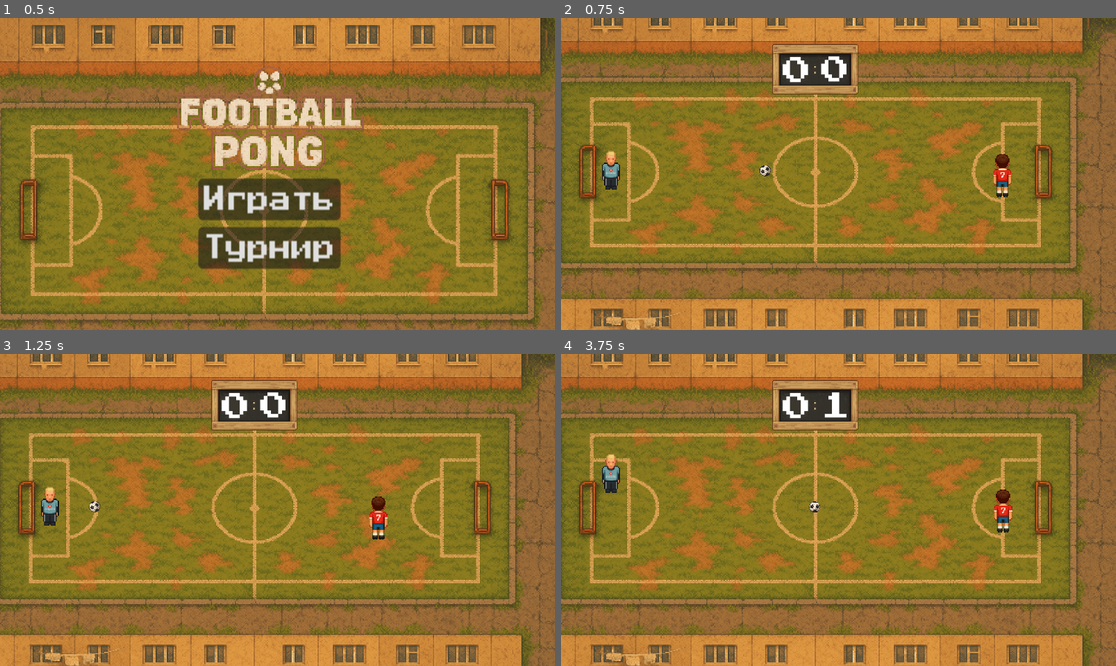
Above: before the commit, frames 1-4 (two rows, left to right).
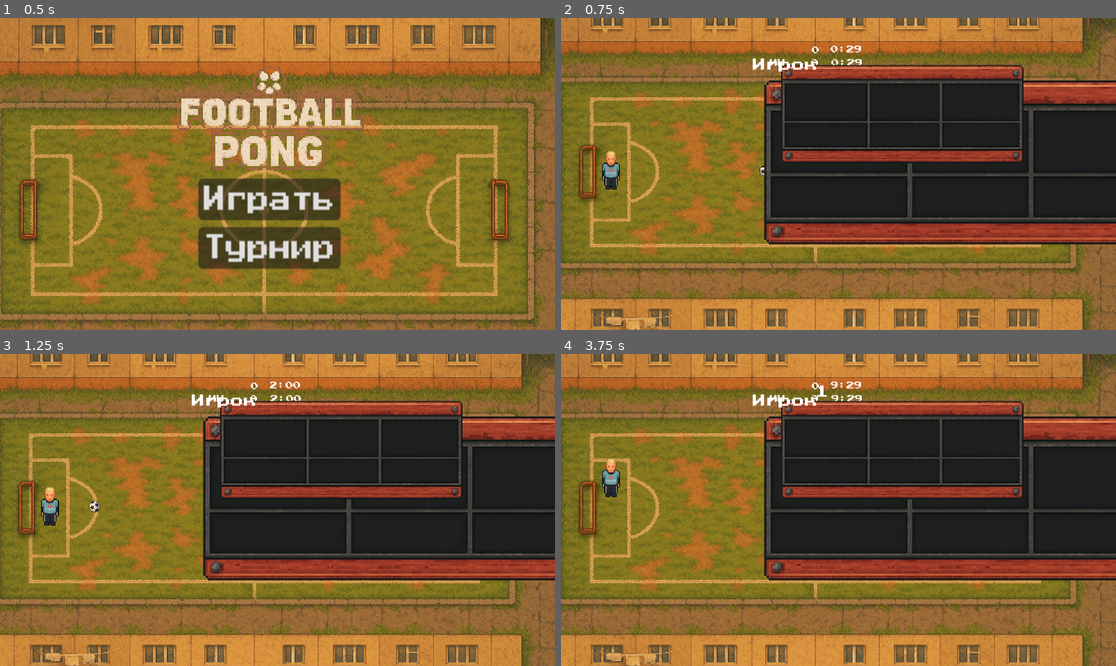
Above: after the commit, the same moments.

Repository: supervi5w4/footballpong
Game: Godot game, scene res://scenes/menu.tscn
The game is run twice, just before and just after one commit, with the same random seed, the same clock (stepped at 60 frames per second) and the same inputs.
Inputs:
- Up to frame 1 (0.5 s): no input
- Up to frame 2 (0.75 s): click "Играть" at 0.5 s
- Up to frame 3 (1.25 s): no input
- Up to frame 4 (3.75 s): hold Right (ui_right) 1.28-2.03 s; hold Down (ui_down) 2.03-2.78 s; hold Right (ui_right) 2.78-3.53 s; hold Up (ui_up) from 3.53 s (still down)

Frame 1 is identical in both runs. In frame 2, 37% of the frame differs, in the area x 34-100%, y 8-73%; in frame 3, 37%; in frame 4, 37%, in the area x 7-100%, y 8-73%.

Commit message:
Add files via upload

Diff:
--- a/scenes/Scoreboard.tscn
+++ b/scenes/Scoreboard.tscn
@@ -7,12 +7,13 @@
 [node name="Scoreboard" type="Control"]
 layout_mode = 3
 anchors_preset = 0
+offset_left = 189.0
+offset_top = 347.0
+offset_right = 189.0
+offset_bottom = 347.0
+size_flags_horizontal = 4
+size_flags_vertical = 4
 script = ExtResource("1_0ehia")
-
-[node name="TextureRect" type="TextureRect" parent="."]
-offset_right = 40.0
-offset_bottom = 40.0
-texture = ExtResource("1_vf35h")
 
 [node name="NameRight" type="Label" parent="."]
 layout_mode = 1
@@ -21,10 +22,10 @@
 anchor_top = 0.5
 anchor_right = 0.5
 anchor_bottom = 0.5
-offset_left = 93.0
-offset_top = 428.0
-offset_right = 498.0
-offset_bottom = 473.0
+offset_left = -13.0
+offset_top = 203.0
+offset_right = 392.0
+offset_bottom = 248.0
 grow_horizontal = 2
 grow_vertical = 2
 theme_override_fonts/font = ExtResource("2_3bigg")
@@ -32,45 +33,52 @@
 
 [node name="TimeTop" type="Label" parent="."]
 layout_mode = 2
-offset_left = 1036.0
-offset_top = 413.0
-offset_right = 1351.0
-offset_bottom = 458.0
+offset_left = 343.0
+offset_top = 204.0
+offset_right = 658.0
+offset_bottom = 249.0
 theme_override_fonts/font = ExtResource("2_3bigg")
 theme_override_font_sizes/font_size = 45
 
 [node name="ScoreLeft" type="Label" parent="."]
 layout_mode = 2
-offset_left = 560.0
-offset_top = 425.0
-offset_right = 965.0
-offset_bottom = 470.0
+offset_left = 226.0
+offset_top = 205.0
+offset_right = 631.0
+offset_bottom = 250.0
 theme_override_fonts/font = ExtResource("2_3bigg")
 theme_override_font_sizes/font_size = 45
 
 [node name="ScoreRight" type="Label" parent="."]
 layout_mode = 2
-offset_left = 543.0
-offset_top = 614.0
-offset_right = 993.0
-offset_bottom = 659.0
+offset_left = 229.0
+offset_top = 131.0
+offset_right = 679.0
+offset_bottom = 176.0
 theme_override_fonts/font = ExtResource("2_3bigg")
 theme_override_font_sizes/font_size = 45
 
 [node name="TimeBottom" type="Label" parent="."]
 layout_mode = 2
-offset_left = 977.0
-offset_top = 622.0
-offset_right = 1427.0
-offset_bottom = 667.0
+offset_left = 339.0
+offset_top = 126.0
+offset_right = 789.0
+offset_bottom = 171.0
 theme_override_fonts/font = ExtResource("2_3bigg")
 theme_override_font_sizes/font_size = 45
 
 [node name="NameLeft" type="Label" parent="."]
+top_level = true
 layout_mode = 0
-offset_left = 139.0
-offset_top = 419.0
-offset_right = 499.0
-offset_bottom = 464.0
+offset_left = 663.0
+offset_top = 140.0
+offset_right = 1023.0
+offset_bottom = 185.0
 theme_override_fonts/font = ExtResource("2_3bigg")
 theme_override_font_sizes/font_size = 45
+
+[node name="TextureRect" type="TextureRect" parent="."]
+layout_mode = 0
+offset_right = 40.0
+offset_bottom = 40.0
+texture = ExtResource("1_vf35h")
--- a/scenes/game.gd
+++ b/scenes/game.gd
@@ -1,16 +1,55 @@
+# scenes/game.gd
 extends Node2D
-
 
 @onready var ball          := $Ball
 @onready var player_paddle := $PlayerPaddle   # Имя узла слева!
 @onready var ai_paddle     := $AiPaddle       # Имя узла справа!
 
+var scoreboard : Control
+
+func _ready() -> void:
+		# Создаём и добавляем табло
+		var scoreboard_scene : PackedScene = preload("res://scenes/Scoreboard.tscn")
+		scoreboard = scoreboard_scene.instantiate() as Control
+		# Добавляем в CanvasLayer UI
+		$UI.add_child(scoreboard)
+		# Опционально позиционируем и масштабируем табло
+		scoreboard.position = Vector2(730, 20)     # смещение от левого верхнего угла (подберите при необходимости)
+		scoreboard.scale    = Vector2(0.6, 0.6)    # масштаб (подберите при необходимости)
+
+		# Прячем старые элементы счёта
+		if $UI.has_node("ScoreboardBG"):
+				$UI.get_node("ScoreboardBG").visible = false
+		if $UI.has_node("ScoreLeft"):
+				$UI.get_node("ScoreLeft").visible = false
+		if $UI.has_node("ScoreRight"):
+				$UI.get_node("ScoreRight").visible = false
+
+		# Быстрая игра (нет данных турнира) — инициализируем табло сами
+		if Score.matches.is_empty():
+				scoreboard.set_team_names("Игрок", "ИИ")
+				scoreboard.set_scores(Score.left, Score.right)
+				# Настройка времени тайма: 15 секунд реального времени → 45 футбольных минут
+				scoreboard.half_duration_real = 15.0
+				scoreboard.half_minutes       = 45.0
+				scoreboard.start_first_half()
+				# Подключаем сигнал, чтобы автоматически запускать второй тайм и останавливать после окончания
+				scoreboard.half_finished.connect(_on_quick_half_finished)
+
+func _on_quick_half_finished(half : int) -> void:
+		if half == 1:
+				# Запускаем второй тайм сразу
+				scoreboard.start_second_half()
+		elif half == 2:
+				# Полный матч окончен — останавливаем таймер
+				scoreboard.stop_timer()
+
 func reset_round() -> void:
-	if ball:
-		ball.respawn()
+		if ball:
+				ball.respawn()
 
-	if player_paddle and player_paddle.has_method("reset_position"):
-		player_paddle.reset_position()
+		if player_paddle and player_paddle.has_method("reset_position"):
+				player_paddle.reset_position()
 
-	if ai_paddle and ai_paddle.has_method("reset_position"):
-		ai_paddle.reset_position()
+		if ai_paddle and ai_paddle.has_method("reset_position"):
+				ai_paddle.reset_position()
--- a/scenes/game.tscn
+++ b/scenes/game.tscn
@@ -12,6 +12,7 @@
 [ext_resource type="FontFile" uid="uid://crbejkyhfw2bi" path="res://fonts/PressStart2P-Regular.ttf" id="10_kvpfn"]
 [ext_resource type="Script" uid="uid://cwbcr0civ3mn4" path="res://scenes/tournament_game.gd" id="12_dinhu"]
 [ext_resource type="Texture2D" uid="uid://dprt5p2umwgvv" path="res://assets/gfx/gazaev.png" id="13_kvuet"]
+[ext_resource type="PackedScene" uid="uid://c0llg8e3m11hw" path="res://scenes/Scoreboard.tscn" id="13_trtic"]
 
 [sub_resource type="RectangleShape2D" id="RectangleShape2D_yqjtg"]
 size = Vector2(1932, 284)
@@ -145,6 +146,7 @@
 [node name="UI" type="CanvasLayer" parent="."]
 
 [node name="ScoreboardBG" type="TextureRect" parent="UI"]
+visible = false
 light_mask = 4
 visibility_layer = 4
 offset_left = 726.0
@@ -155,6 +157,7 @@
 texture = ExtResource("9_vtaks")
 
 [node name="ScoreLeft" type="Label" parent="UI"]
+visible = false
 offset_left = 767.0
 offset_top = 135.0
 offset_right = 867.0
@@ -164,6 +167,7 @@
 text = "0"
 
 [node name="ScoreRight" type="Label" parent="UI"]
+visible = false
 offset_left = 900.0
 offset_top = 133.0
 offset_right = 1000.0
@@ -187,6 +191,12 @@
 offset_right = 801.0
 offset_bottom = 312.0
 
+[node name="Scoreboard" parent="UI" instance=ExtResource("13_trtic")]
+offset_left = 651.0
+offset_top = -22.0
+offset_right = 651.0
+offset_bottom = -22.0
+
 [node name="SpawnPoint" type="Marker2D" parent="."]
 position = Vector2(880, 529)
 gizmo_extents = 19.0
--- a/scenes/goal.gd
+++ b/scenes/goal.gd
@@ -1,46 +1,74 @@
+# ------------------------------------------------------------
+#  goal.gd – фиксируем гол, обновляем счёт, звук и рестарт
+#  Godot 4.4.1 | GDScript 2.0
+# ------------------------------------------------------------
 extends Area2D
-@export var is_right_goal: bool = false         # true → правые ворота (бот)
+class_name GoalArea      # чтобы удобно назначать в инспекторе
 
-@onready var _score := get_node("/root/Score")
-@onready var _ui    := get_tree().root.get_node("Game/UI")
-@onready var _sound := get_tree().root.get_node("Game/GoalSound") as AudioStreamPlayer
-@onready var _game  := get_tree().root.get_node("Game")
+@export var is_right_goal : bool = false   # true → ворота справа (бот)
 
+# --- Lazy-ссылки, заполняем в _ready() -----------------------
+var _score      : Node                    # singleton Score
+var _game       : Node2D
+var _ui_layer   : CanvasLayer
+var _sound      : AudioStreamPlayer
+var _scoreboard : Control                   # может быть null
+
+# --------------------------- READY ---------------------------
 func _ready() -> void:
-	body_entered.connect(_on_body_entered)
+		# убеждаемся, что сигнал подключён ровно один раз
+		if not body_entered.is_connected(_on_body_entered):
+				body_entered.connect(_on_body_entered)
 
+		_score      = get_node("/root/Score")
+		_game       = get_tree().root.get_node("Game") as Node2D
+		_ui_layer   = _game.get_node("UI") as CanvasLayer
+		_sound      = _game.get_node("GoalSound") as AudioStreamPlayer
+		_scoreboard = _ui_layer.get_node_or_null("Scoreboard") as Control
+
+# ------------------- ОБРАБОТКА ГОЛА --------------------------
 func _on_body_entered(body: Node) -> void:
-	if not (body is RigidBody2D and body.is_in_group("ball")):
-		return
+		if not (body is RigidBody2D and body.is_in_group("ball")):
+				return                        # не наш мяч
 
-	# ---- 1. Обновляем счёт ----
-	if is_right_goal:
-		_score.left += 1
-	else:
-		_score.right += 1
+		# 1️⃣ Обновляем глобальный счёт
+		if is_right_goal:
+				_score.left += 1
+		else:
+				_score.right += 1
 
-	_update_ui()
-	_play_sound()
+		# 2️⃣ Обновляем интерфейс
+		_update_ui()
 
-	# ---- 2. Проверяем условие рекламы ----
-	_try_show_ad_once()
+		# 3️⃣ Играем звук
+		if _sound:
+				_sound.play()
 
-	# ---- 3. Рестарт раунда ----
-	_game.reset_round()
+		# 4️⃣ Показываем рекламу (один раз за матч)
+		_try_show_ad_once()
 
-# ---------- ВСПОМОГАТЕЛЬНЫЕ ----------
+		# 5️⃣ Перезапускаем раунд (через deferred, чтобы обработчик закончился)
+		_game.call_deferred("reset_round")
+
+# ---------------------- ВСПОМОГАТЕЛЬНЫЕ ----------------------
 func _update_ui() -> void:
-	(_ui.get_node("ScoreLeft")  as Label).text = str(_score.left)
-	(_ui.get_node("ScoreRight") as Label).text = str(_score.right)
+		# Новое табло
+		if _scoreboard and _scoreboard.has_method("set_scores"):
+				_scoreboard.set_scores(_score.left, _score.right)
 
-func _play_sound() -> void:
-	if _sound: _sound.play()
+		# Старые метки (оставлены для совместимости)
+		var lbl_left  := _ui_layer.get_node_or_null("ScoreLeft")  as Label
+		var lbl_right := _ui_layer.get_node_or_null("ScoreRight") as Label
+		if lbl_left:
+				lbl_left.text  = str(_score.left)
+		if lbl_right:
+				lbl_right.text = str(_score.right)
 
 func _try_show_ad_once() -> void:
-	if _score.ad_shown:
-		return                      # уже показывали
+		if _score.ad_shown:
+				return                      # уже показывали
 
-	if _score.left == 4 or _score.right == 4:
-		if Engine.has_singleton("YandexSDK"):      # SDK доступен только в Web-сборке
-			YandexSDK.show_ad()                    # показывает интерстициальную рекламу
-		_score.ad_shown = true                     # больше не показывать
+		if _score.left == 4 or _score.right == 4:
+				if Engine.has_singleton("YandexSDK"):   # SDK доступен только в Web-сборке
+						YandexSDK.show_ad()
+				_score.ad_shown = true
--- a/scenes/tournament_game.gd
+++ b/scenes/tournament_game.gd
@@ -1,97 +1,155 @@
-# scenes/tournament_game.gd
+# ------------------------------------------------------------
+#  scenes/tournament_game.gd  –  Логика матча в режиме турнира
+#  Godot 4.4.1  |  GDScript 2.0
+# ------------------------------------------------------------
 extends Node
 
-@export var half_duration : float = 15.0
-@export var pause_between_halves : float = 3.0
+# -- Параметры длительности ―-
+@export var half_duration        : float = 15.0   # секунд реального времени на тайм
+@export var pause_between_halves : float = 3.0    # пауза между таймами, сек.
 
-@onready var game_node     : Node2D = get_parent() as Node2D
-@onready var message_label : Label  = game_node.get_node("UI/MessageLabel") as Label
+# -- Быстрые onready-ссылки ―-
+@onready var game_node     : Node2D      = get_parent() as Node2D
+@onready var ui_layer      : CanvasLayer = game_node.get_node("UI")            as CanvasLayer
+@onready var message_label : Label       = ui_layer.get_node("MessageLabel")   as Label
 
-var current_half : int = 0
+# -- В процессе игры ―-
+var scoreboard   : Control            # само табло
+var current_half : int      = 0       # 1 или 2
 
+# ========================  READY  ============================
 func _ready() -> void:
-	# --- СБРОС СЧЁТА ---
-	Score.left  = 0
-	Score.right = 0
+		# Если запущена одиночная «быстрая» игра, этот скрипт бездействует
+		if Score.matches.is_empty():
+				return
 
-	current_half = 0
-	_start_next_half()
+		_ensure_single_scoreboard()
+		_init_scoreboard_for_match()
 
+		current_half = 0
+		_start_next_half()
+
+# ==================  СОЗДАЁМ / НАХОДИМ ТАБЛО  =================
+func _ensure_single_scoreboard() -> void:
+		# 1) Ищем правильный узел по имени
+		scoreboard = ui_layer.get_node_or_null("Scoreboard") as Control
+		if scoreboard:
+				return
+
+		# 2) Ищем любой Control-узел, чья сцена = Scoreboard.tscn
+		for n in ui_layer.get_children():
+				if n is Control and String(n.scene_file_path).ends_with("Scoreboard.tscn"):
+						scoreboard = n
+						n.name = "Scoreboard"   # возвращаем корректное имя
+						return
+
+		# 3) Не нашли – инстанцируем новую сцену
+		var ps : PackedScene = preload("res://scenes/Scoreboard.tscn")
+		scoreboard = ps.instantiate() as Control
+		scoreboard.name = "Scoreboard"
+		ui_layer.add_child(scoreboard)
+		scoreboard.position = Vector2(730, 20)   # настройте под макет
+		scoreboard.scale    = Vector2(0.6, 0.6)
+
+# ==================  НАСТРОЙКА ТАБЛО  ========================
+func _init_scoreboard_for_match() -> void:
+		# Сбрасываем глобальный счёт
+		Score.left  = 0
+		Score.right = 0
+		scoreboard.set_scores(0, 0)
+
+		# Определяем, кто слева/справа на табло
+		var m      : Dictionary = Score.matches[Score.current_match]
+		var home   : String     = String(m["home"])
+		var away   : String     = String(m["away"])
+		var player : String     = Score.player_team_name
+
+		if home == player:
+				scoreboard.set_team_names(home, away)
+		else:
+				scoreboard.set_team_names(away, home)
+
+		# Настройка таймера
+		scoreboard.half_duration_real = half_duration
+		scoreboard.half_minutes       = 45.0             # футбольных минут на тайм
+
+# ===================  ЛОГИКА ТАЙМОВ  =========================
 func _start_next_half() -> void:
-	current_half += 1
-	message_label.visible = false
-	game_node.call("reset_round")
-	await get_tree().create_timer(half_duration).timeout
-	_on_half_finished()
+		current_half += 1
+		message_label.visible = false
+		game_node.call("reset_round")
+
+		if current_half == 1:
+				scoreboard.start_first_half()
+		else:
+				scoreboard.start_second_half()
+
+		await get_tree().create_timer(half_duration).timeout
+		_on_half_finished()
 
 func _on_half_finished() -> void:
-	if current_half == 1:
-		message_label.text = "Второй тайм через %d сек" % int(pause_between_halves)
-		message_label.visible = true
-		await get_tree().create_timer(pause_between_halves).timeout
-		_start_next_half()
-	else:
-		_finalize_match()
+		scoreboard.stop_timer()
 
+		if current_half == 1:
+				message_label.text = "Второй тайм через %d сек" % int(pause_between_halves)
+				message_label.visible = true
+				await get_tree().create_timer(pause_between_halves).timeout
+				_start_next_half()
+		else:
+				_finalize_match()
+
+# ===================  ЗАВЕРШЕНИЕ МАТЧА  ======================
 func _finalize_match() -> void:
-	# --- определяем сторону игрока ---
-	var idx  : int = Score.current_match
-	var m    : Dictionary = Score.matches[idx]
-	var home : String = String(m["home"])
-	var away : String = String(m["away"])
-	var player : String = Score.player_team_name
-	var player_is_home : bool = (home == player)
+		# --- Кто хозяин, кто игрок? ---
+		var idx      : int        = Score.current_match
+		var m        : Dictionary = Score.matches[idx]
+		var home     : String     = String(m["home"])
+		var away     : String     = String(m["away"])
+		var player   : String     = Score.player_team_name
+		var player_is_home : bool = (home == player)
 
-	# Получаем счёт в интерфейсе (левый/правый) — это счёт игрока и ИИ.
-	# В первом круге игрок выступает за домашнюю команду и его голы записываются в Score.left,
-	# во втором круге игрок играет в гостях и его голы записываются в Score.right.
-	var goals_left  : int = Score.left
-	var goals_right : int = Score.right
+		# --- Счёт «слева-справа» из UI ---
+		var goals_left  : int = Score.left
+		var goals_right : int = Score.right
 
-	# --- определяем счёт для домашней и гостевой команды ---
-	# Если игрок является домашней командой, то левый счёт соответствует хозяевам,
-	# иначе хозяева — это ИИ (правый счёт), а гости — игрок (левый счёт).
-	var goals_home : int
-	var goals_away : int
-	if player_is_home:
-		goals_home = goals_left
-		goals_away = goals_right
-	else:
-		goals_home = goals_right
-		goals_away = goals_left
+		# --- Приводим к формату «хозяева : гости» ---
+		var goals_home : int
+		var goals_away : int
+		if player_is_home:
+				goals_home = goals_left
+				goals_away = goals_right
+		else:
+				goals_home = goals_right
+				goals_away = goals_left
 
-	# --- фиксируем результат в данные матча ---
-	# В календаре турнирных матчей счёт отображается в формате «голы хозяев : голы гостей».
-	m["score"]  = "%d:%d" % [goals_home, goals_away]
-	m["played"] = true
+		# --- Записываем результат в календарь ---
+		m["score"]  = "%d:%d" % [goals_home, goals_away]
+		m["played"] = true
 
-	# --- обновляем статистику команд ---
-	var ht : Dictionary = Score.get_team_dict(home)
-	var at : Dictionary = Score.get_team_dict(away)
-	# Обновляем количество забитых и пропущенных мячей для хозяев и гостей
-	ht["goals_for"]     += goals_home
-	ht["goals_against"] += goals_away
-	at["goals_for"]     += goals_away
-	at["goals_against"] += goals_home
+		# --- Обновляем статистику команд ---
+		var ht : Dictionary = Score.get_team_dict(home)
+		var at : Dictionary = Score.get_team_dict(away)
+		ht["goals_for"]     += goals_home
+		ht["goals_against"] += goals_away
+		at["goals_for"]     += goals_away
+		at["goals_against"] += goals_home
 
-	# Начисляем очки за победу/ничью/поражение
-	if goals_home > goals_away:
-		ht["points"] += 3
-	elif goals_home < goals_away:
-		at["points"] += 3
-	else:
-		ht["points"] += 1
-		at["points"] += 1
+		if goals_home > goals_away:
+				ht["points"] += 3
+		elif goals_home < goals_away:
+				at["points"] += 3
+		else:
+				ht["points"] += 1
+				at["points"] += 1
 
-	# --- корректное отображение счёта в UI ---
-	# UI всегда отображает счёт с точки зрения игрока: слева — его голы, справа — голы соперника.
-	if player_is_home:
-		Score.left  = goals_home
-		Score.right = goals_away
-	else:
-		Score.left  = goals_away
-		Score.right = goals_home
+		# --- Сохраняем счёт для возврата в UI (слева-игрок) ---
+		if player_is_home:
+				Score.left  = goals_home
+				Score.right = goals_away
+		else:
+				Score.left  = goals_away
+				Score.right = goals_home
 
-	# --- симулируем матчи ботов и возвращаемся к календарю ---
-	Score.simulate_bot_matches()
-	get_tree().change_scene_to_file("res://scenes/tournament_calendar.tscn")
+		# --- Симулируем матчи ботов и возвращаемся к календарю ---
+		Score.simulate_bot_matches()
+		get_tree().change_scene_to_file("res://scenes/tournament_calendar.tscn")
Not shown: 1 places in scenes/game.tscn that only renumber resources
